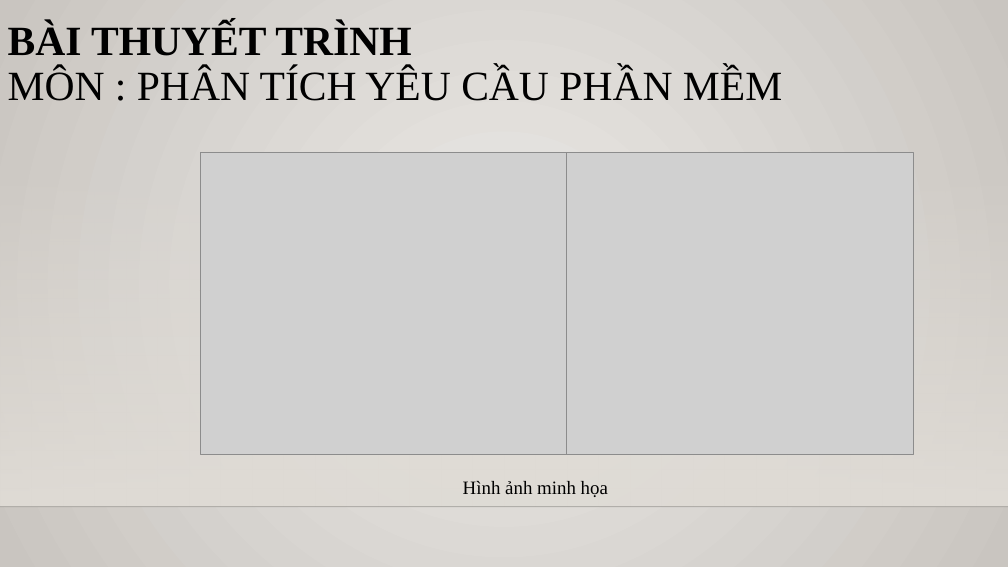
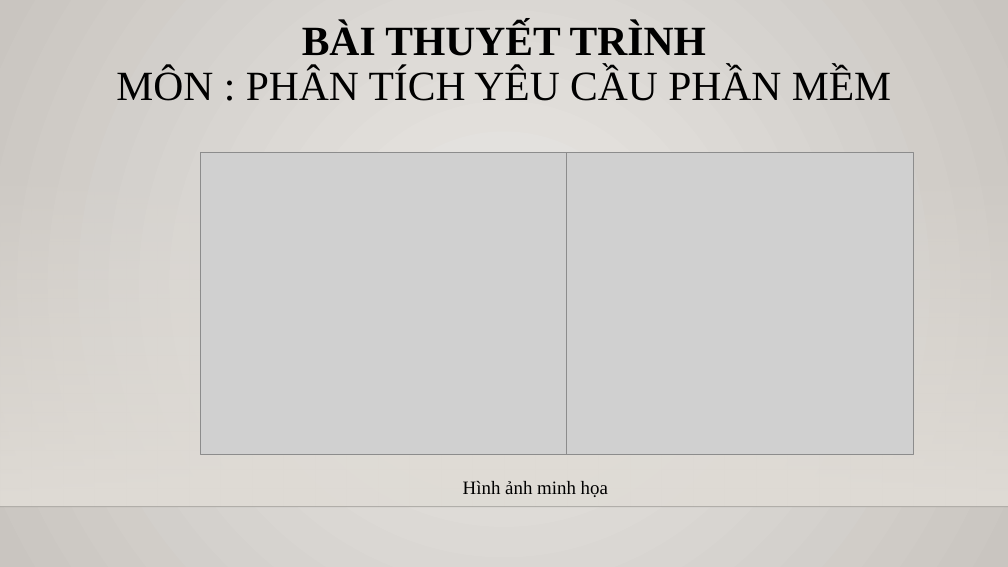
Before and after one commit to Linkadi98/Software-Requirement-Analystic, a slide deck: slide 2 of 108539.pptx. Drawn at 1008x567 pixels with LibreOffice and Linux fonts; fonts in the diff are those of the drawing; grey boxes stand for pictures; background and template pictures are left out. Boxes give left, top, right and bottom in pixels: in the first picture for what was removed or moved away, otherwise in the second. Text is boxed around its words. In the diff, an @@ line names an element or a change of style, - is before the commit and + after.

```diff
--- a/108539.pptx
+++ b/108539.pptx
@@ title "BÀI THUYẾT TRÌNH MÔN : ..." at [116, 23, 891, 101]: alignment left to centre @@
```
Also in this commit, not shown: 4 other slides changed, 1 slide added, 1 slide removed.
